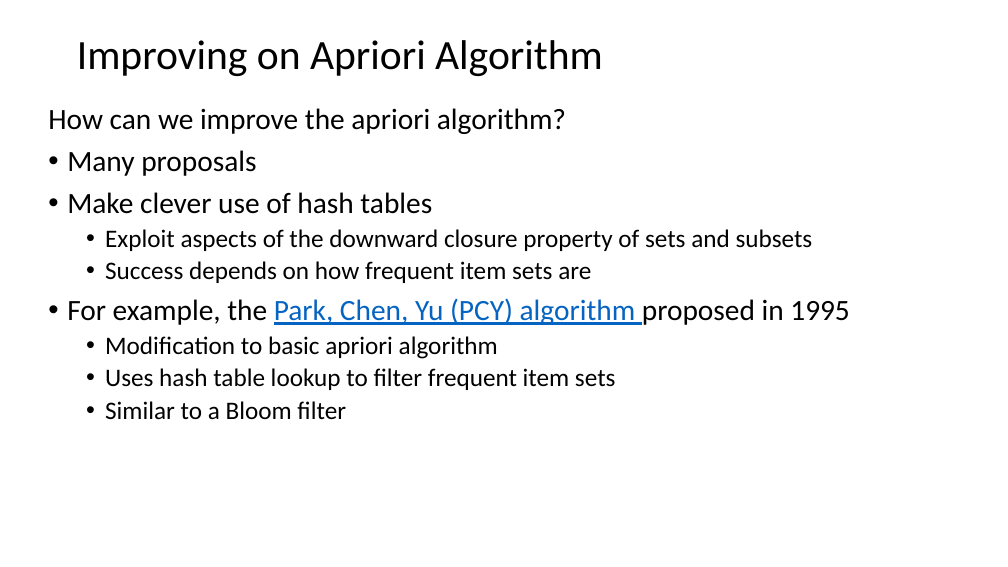
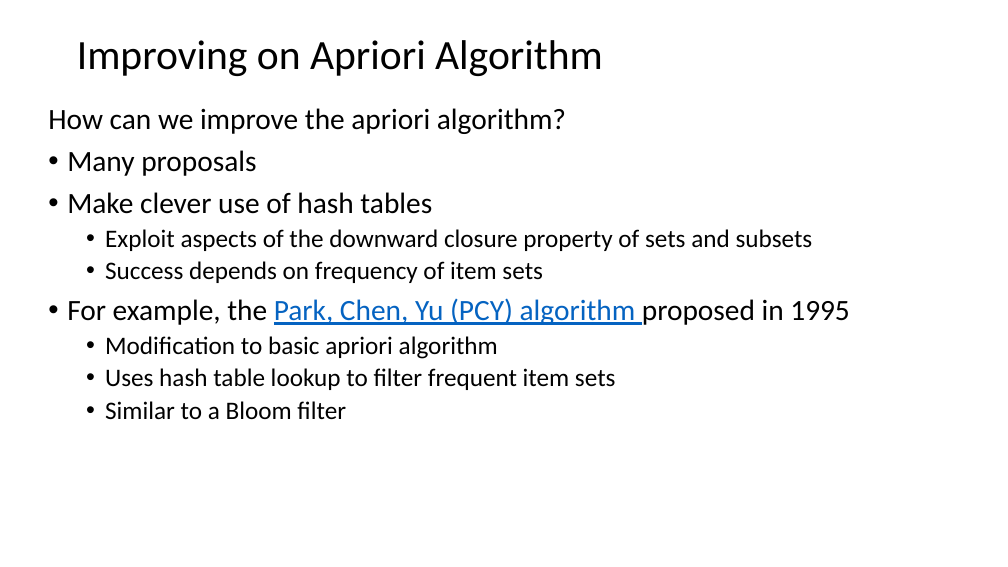
Before and after one commit to StephenElston/CSCI-E-108, a slide deck: slide 32 of slides/13_AssociationsFrequentItems.pptx. Drawn at 1008x567 pixels with LibreOffice and Linux fonts; fonts in the diff are those of the drawing. Boxes give left, top, right and bottom in pixels: in the first picture for what was removed or moved away, otherwise in the second. Text is boxed around its words. In the diff, an @@ line names an element or a change of style, - is before the commit and + after.

```diff
--- a/slides/13_AssociationsFrequentItems.pptx
+++ b/slides/13_AssociationsFrequentItems.pptx
@@ text at [105, 261, 543, 283]: text changed @@
-  • Success depends on how frequent item sets are
+  • Success depends on frequency of item sets
```
Also in this commit, not shown: 8 other slides changed.
